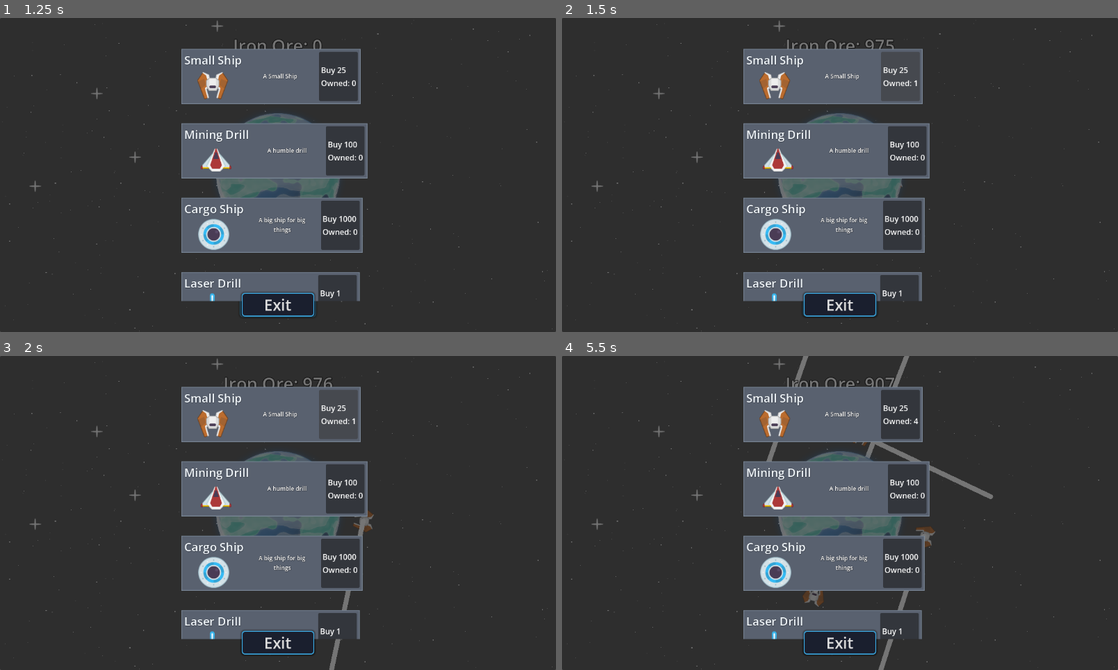
Above: before the commit, frames 1-4 (two rows, left to right).
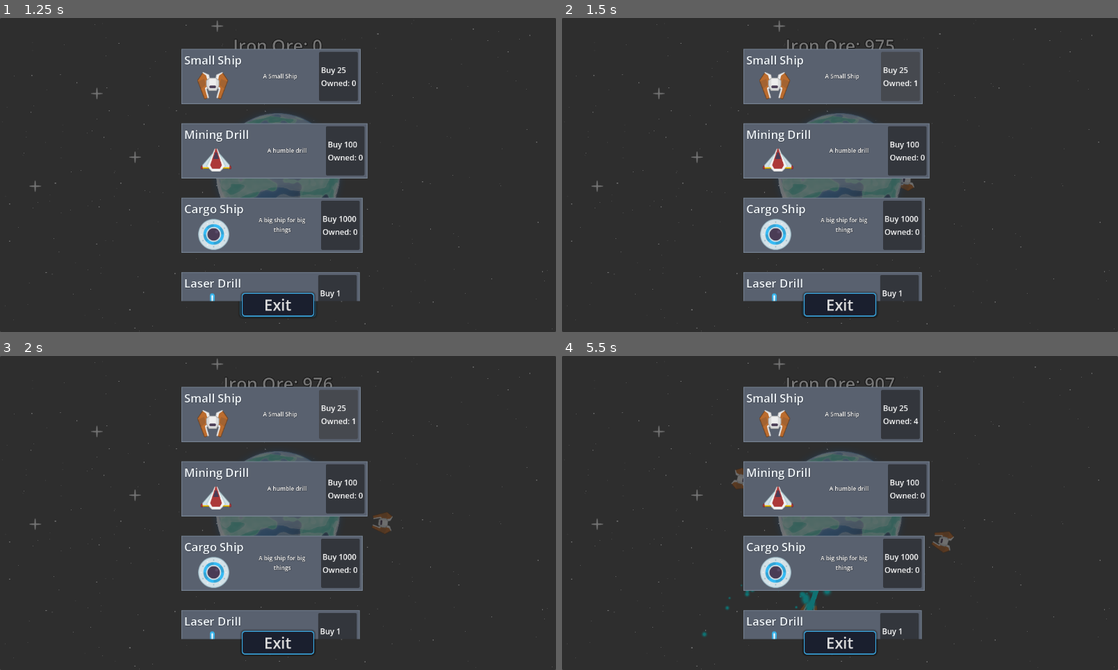
Above: after the commit, the same moments.

Repository: AllanSechrist/Tap
Game: Godot game, scene res://level/sand_box.tscn
Same seed, same stepped clock (60 frames per second), same inputs: the game is played once before the commit and once after it.
Inputs (mouse positions are in pixels of both pictures, inside the frame that each line leads up to):
- Up to frame 1 (1.25 s): click "Shop" at 0.5 s
- Up to frame 2 (1.5 s): click (901, 77) at 1.27 s
- Up to frame 3 (2 s): no input
- Up to frame 4 (5.5 s): click "Shop" at 2 s; click "Shop" at 2.75 s; click (901, 415) at 3.52 s; click (901, 415) at 4.27 s; tap Enter at 5 s; move the mouse to (840, 513) at 5.02 s; press the mouse at (840, 513) at 5.03 s

Frame 1 is identical in both runs. In frame 2, less than 0.1% of the frame differs, in the area x 61-64%, y 51-55%; in frame 3, 0.4%; in frame 4, 1.4%, in the area x 25-78%, y 0-100%.

Commit message:
finish laser effect

Diff:
--- a/ShipManager/ship_avatar.tscn
+++ b/ShipManager/ship_avatar.tscn
@@ -5,6 +5,7 @@
 
 [node name="ShipAvatar" type="Node2D" unique_id=743189740]
 script = ExtResource("1_f4x7j")
+cast_length = 6.0
 
 [node name="Sprite2D" type="Sprite2D" parent="." unique_id=389035746]
 scale = Vector2(0.5, 0.5)
@@ -15,5 +16,6 @@
 one_shot = true
 
 [node name="LaserRayCast" parent="." unique_id=2099570748 instance=ExtResource("2_455m1")]
+color = Color(0, 0.961202, 0.96719956, 1)
 
 [connection signal="timeout" from="CastTimer" to="." method="_on_cast_timer_timeout"]
--- a/assets/effects/laser_ray_cast.gd
+++ b/assets/effects/laser_ray_cast.gd
@@ -6,6 +6,10 @@
 @export var growth_time := 0.1
 @export var is_casting := false: set = set_is_casting
 @export var color := Color.WHITE: set = set_color
+
+@onready var casting_particles_2d: GPUParticles2D = %CastingParticles2D
+@onready var beam_particles_2d: GPUParticles2D = %BeamParticles2D
+@onready var collision_particles_2d: GPUParticles2D = %CollisionParticles2D
 @onready var line_2d: Line2D = $Line2D
 @onready var line_width := line_2d.width
 
@@ -14,37 +18,52 @@
 func _ready() -> void:
 	set_color(color)
 	set_is_casting(is_casting)
+	line_2d.points[0] = Vector2.RIGHT * start_distance
+	line_2d.points[1] = Vector2.ZERO
+	line_2d.visible = false
+	casting_particles_2d.position = line_2d.points[0]
 
 func _physics_process(delta: float) -> void:
-	target_position.x = move_toward(
-		target_position.x,
-		max_length,
-		cast_speed * delta
-	)
+	target_position = target_position.move_toward(Vector2.RIGHT * max_length, cast_speed * delta)
 
 	var laser_end_position := target_position
 	force_raycast_update()
+
 	if is_colliding():
 		laser_end_position = to_local(get_collision_point())
+		collision_particles_2d.global_rotation = get_collision_normal().angle()
+		collision_particles_2d.position = laser_end_position
+
 	line_2d.points[1] = laser_end_position
+
+	var laser_start_position := line_2d.points[0]
+	beam_particles_2d.position = laser_start_position + (laser_end_position - laser_start_position) * 0.5
+	beam_particles_2d.process_material.emission_box_extents.x = laser_end_position.distance_to(laser_start_position) * 0.5
+
+	collision_particles_2d.emitting = is_colliding()
 
 func set_is_casting(new_value: bool) -> void:
 	if is_casting == new_value:
 		return
 	is_casting = new_value
-
 	set_physics_process(is_casting)
 
-	if not line_2d:
+	if beam_particles_2d == null:
 		return
+
+	beam_particles_2d.emitting = is_casting
+	casting_particles_2d.emitting = is_casting
 
 	if is_casting:
 		var laser_start := Vector2.RIGHT * start_distance
 		line_2d.points[0] = laser_start
 		line_2d.points[1] = laser_start
+		casting_particles_2d.position = laser_start
+
 		appear()
 	else:
 		target_position = Vector2.ZERO
+		collision_particles_2d.emitting = false
 		disappear()
 
 func appear() -> void:
@@ -65,4 +84,8 @@
 	color = new_color
 	if line_2d == null:
 		return
+
 	line_2d.modulate = new_color
+	casting_particles_2d.modulate = new_color
+	collision_particles_2d.modulate = new_color
+	beam_particles_2d.modulate = new_color
--- a/assets/effects/laser_ray_cast.tscn
+++ b/assets/effects/laser_ray_cast.tscn
@@ -1,11 +1,102 @@
 [gd_scene format=3 uid="uid://diteqlph40eak"]
 
 [ext_resource type="Script" uid="uid://p648t4kxinyj" path="res://assets/effects/laser_ray_cast.gd" id="1_yisck"]
+[ext_resource type="Texture2D" uid="uid://blgds6srfm48m" path="res://assets/effects/glowing_circle.png" id="2_6oxv6"]
+
+[sub_resource type="Curve" id="Curve_6oxv6"]
+_data = [Vector2(0, 1), 0.0, 0.0, 0, 0, Vector2(0.47826087, 1), -0.1789106, -0.1789106, 0, 0, Vector2(1, 0), 0.93033683, 0.0, 0, 0]
+point_count = 3
+
+[sub_resource type="CurveTexture" id="CurveTexture_pmpn7"]
+width = 2048
+curve = SubResource("Curve_6oxv6")
+
+[sub_resource type="ParticleProcessMaterial" id="ParticleProcessMaterial_l0tmi"]
+particle_flag_disable_z = true
+initial_velocity_min = 100.0
+initial_velocity_max = 100.0
+gravity = Vector3(0, 0, 0)
+scale_min = 0.5
+scale_max = 0.5
+scale_curve = SubResource("CurveTexture_pmpn7")
+
+[sub_resource type="Gradient" id="Gradient_tf554"]
+offsets = PackedFloat32Array(0, 0.70535713, 0.9910714)
+colors = PackedColorArray(1, 1, 1, 1, 1, 1, 1, 1, 1, 1, 1, 0)
+
+[sub_resource type="GradientTexture1D" id="GradientTexture1D_qe6y4"]
+gradient = SubResource("Gradient_tf554")
+
+[sub_resource type="Curve" id="Curve_s4bve"]
+_data = [Vector2(0.007246375, 0), 0.0, 0.0, 0, 0, Vector2(0.49275362, 1), 0.0, 0.0, 0, 0, Vector2(1, 0), 0.0, 0.0, 0, 0]
+point_count = 3
+
+[sub_resource type="CurveTexture" id="CurveTexture_axhl3"]
+curve = SubResource("Curve_s4bve")
+
+[sub_resource type="ParticleProcessMaterial" id="ParticleProcessMaterial_euynb"]
+particle_flag_disable_z = true
+emission_shape = 3
+emission_box_extents = Vector3(1, 1, 1)
+direction = Vector3(-1, 0, 0)
+spread = 0.0
+gravity = Vector3(0, 0, 0)
+tangential_accel_min = 99.99999
+tangential_accel_max = 99.99999
+scale_min = 0.29999998
+scale_max = 0.29999998
+scale_curve = SubResource("CurveTexture_axhl3")
+color_ramp = SubResource("GradientTexture1D_qe6y4")
+
+[sub_resource type="Curve" id="Curve_pmpn7"]
+_data = [Vector2(0.5, 1), 0.0, -2.288924, 0, 0, Vector2(1, 0), 0.0, 0.0, 0, 0]
+point_count = 2
+
+[sub_resource type="CurveTexture" id="CurveTexture_l0tmi"]
+curve = SubResource("Curve_pmpn7")
+
+[sub_resource type="ParticleProcessMaterial" id="ParticleProcessMaterial_tf554"]
+particle_flag_disable_z = true
+spread = 50.0
+initial_velocity_min = 300.0
+initial_velocity_max = 300.0
+gravity = Vector3(0, 0, 0)
+scale_min = 0.5
+scale_max = 0.5
+scale_curve = SubResource("CurveTexture_l0tmi")
 
 [node name="LaserRayCast" type="RayCast2D" unique_id=2099570748]
+collide_with_areas = true
 script = ExtResource("1_yisck")
 
 [node name="Line2D" type="Line2D" parent="." unique_id=1243174303]
 points = PackedVector2Array(0, 0, 100, 0)
 begin_cap_mode = 2
 end_cap_mode = 2
+
+[node name="CastingParticles2D" type="GPUParticles2D" parent="." unique_id=144499227]
+unique_name_in_owner = true
+emitting = false
+texture = ExtResource("2_6oxv6")
+lifetime = 0.3
+visibility_rect = Rect2(0, -18, 30, 38)
+process_material = SubResource("ParticleProcessMaterial_l0tmi")
+
+[node name="BeamParticles2D" type="GPUParticles2D" parent="." unique_id=1479735173]
+unique_name_in_owner = true
+emitting = false
+amount = 50
+texture = ExtResource("2_6oxv6")
+preprocess = 1.0
+randomness = 1.0
+visibility_rect = Rect2(-2500, -2500, 5000, 5000)
+process_material = SubResource("ParticleProcessMaterial_euynb")
+
+[node name="CollisionParticles2D" type="GPUParticles2D" parent="." unique_id=2096306930]
+unique_name_in_owner = true
+emitting = false
+amount = 16
+texture = ExtResource("2_6oxv6")
+lifetime = 0.3
+visibility_rect = Rect2(-2500, -2500, 5000, 5000)
+process_material = SubResource("ParticleProcessMaterial_tf554")
--- a/level/sand_box.tscn
+++ b/level/sand_box.tscn
@@ -37,7 +37,7 @@
 
 [node name="ShipAvatarManager" parent="." unique_id=1873764770 node_paths=PackedStringArray("planet") instance=ExtResource("5_fk025")]
 planet = NodePath("../Planet")
-orbit_radius = 180.0
+orbit_radius = 220.0
 rotation_speed = 0.05
 
 [node name="CanvasLayer" type="CanvasLayer" parent="." unique_id=289300718]
--- a/planets/planet.tscn
+++ b/planets/planet.tscn
@@ -4,7 +4,7 @@
 [ext_resource type="Texture2D" uid="uid://cgmeama31tfc4" path="res://assets/art/planets/planet00.png" id="1_xgwrp"]
 
 [sub_resource type="CircleShape2D" id="CircleShape2D_0coog"]
-radius = 276.06522
+radius = 244.03279
 
 [node name="Planet" type="Node2D" unique_id=918815002]
 script = ExtResource("1_0coog")
Binary file added: assets/effects/glowing_circle.png
Not shown, added: assets/effects/glowing_circle.png.import
